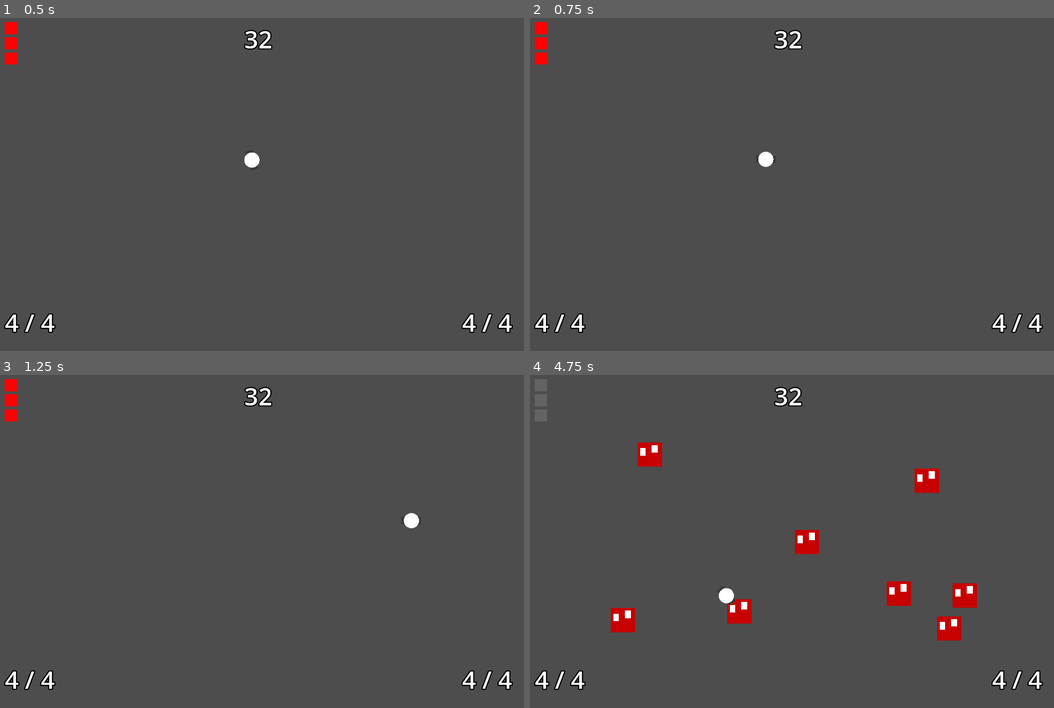
Above: before the commit, frames 1-4 (two rows, left to right).
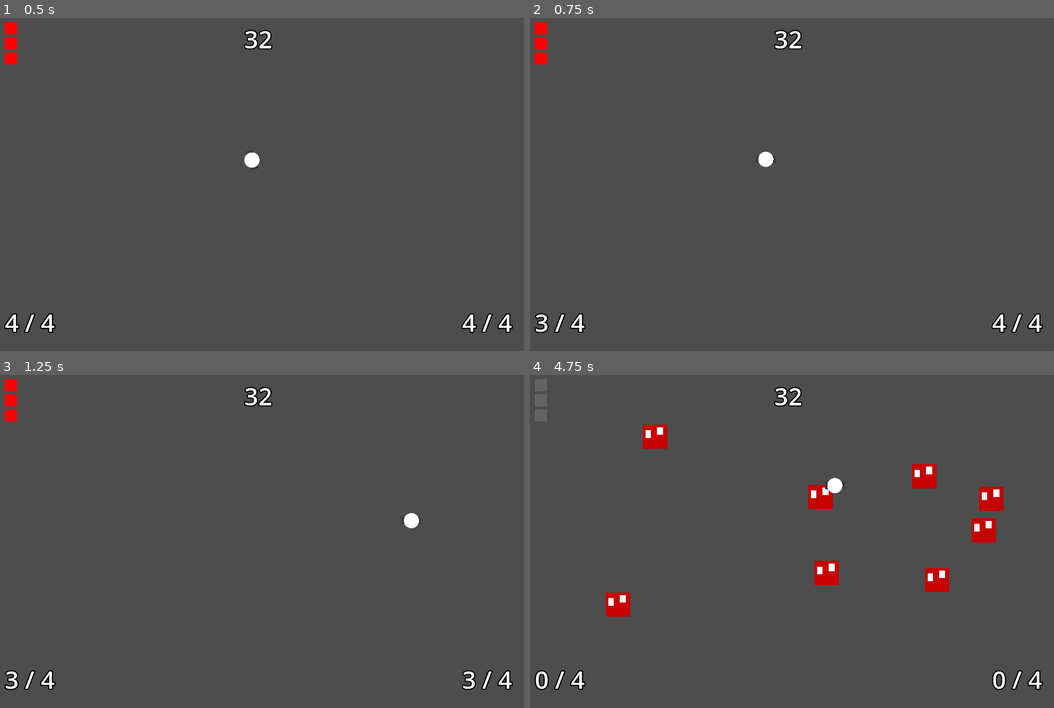
Above: after the commit, the same moments.

Repository: Garrett-Ravatt/DEEBSMoP
Game: Godot game, scene res://test-scenes/get_the_man.tscn
Two runs of this game, one before a commit and one after it. Both use one fixed random seed, a clock stepped at 60 frames per second and the inputs below. The project has no main scene, so this scene is started directly.
Inputs (mouse positions are in pixels of both pictures, inside the frame that each line leads up to):
- Up to frame 1 (0.5 s): no input
- Up to frame 2 (0.75 s): tap Enter at 0.5 s; move the mouse to (907, 164) at 0.52 s; hold D (move_right) from 0.53 s (still down); click (907, 164) at 0.6 s
- Up to frame 3 (1.25 s): keep holding D (move_right); right-click (377, 521) at 0.8 s
- Up to frame 4 (4.75 s): move the mouse to (681, 554) at 1.27 s; release D (move_right) at 1.28 s; hold S (move_down) 1.28-2.03 s; right-click (681, 554) at 1.35 s; click (681, 554) at 1.55 s; move the mouse to (839, 461) at 2.02 s; hold D (move_right) 2.03-2.78 s; click (839, 461) at 2.1 s; right-click (839, 461) at 2.3 s; move the mouse to (760, 604) at 2.77 s; hold W (move_up) 2.78-3.53 s; right-click (760, 604) at 2.85 s; click (760, 604) at 3.05 s; move the mouse to (949, 588) at 3.52 s; hold A (move_left) from 3.53 s (still down); click (949, 588) at 3.6 s; right-click (949, 588) at 3.8 s; move the mouse to (629, 484) at 4.27 s; right-click (629, 484) at 4.35 s; click (629, 484) at 4.55 s

Frame 1 is identical in both runs. In frame 2, 0.1% of the frame differs, in the area x 0-4%, y 88-95%; in frame 3, 0.2%; in frame 4, 5.2%, in the area x 0-92%, y 14-95%.

Commit message:
shells loaded are tracked

Diff:
--- a/objects/the_man.gd
+++ b/objects/the_man.gd
@@ -55,6 +55,9 @@
 	var direction = Vector2(0,0)
 	#velocity /= (1.0 + linear_damping * delta)
 	if Input.is_action_just_pressed("primary_fire"):
+		if pri_load < 1:
+			return
+		pri_load -= 1
 		velocity += -vect * gun_accel
 		var emenies := pri_hitbox.get_overlapping_bodies()
 		for emeny : RigidBody2D in emenies:
@@ -64,11 +67,13 @@
 			#TODO: knockback
 			emeny.set_deferred("linear_velocity", to_em.normalized() * gun_accel * 2)
 	if Input.is_action_just_pressed("secondary_fire"):
+		if sec_load < 1:
+			return
+		sec_load -= 1
 		#velocity += vect * gun_accel*.7
 		# NOTE: It's me, Garrett. I did this.
 		# NOTE: make the back spread longer and more narrow
 		velocity += vect * gun_accel*1.3
-		#TODO: damage & health from primary_fire
 		var emenies := sec_hitbox.get_overlapping_bodies()
 		for emeny : RigidBody2D in emenies:
 			var to_em := emeny.global_position - global_position
--- a/objects/the_man.tscn
+++ b/objects/the_man.tscn
@@ -69,5 +69,8 @@
 
 [node name="HUD" parent="CanvasLayer" instance=ExtResource("2_lelup")]
 
+[connection signal="ammo_change" from="." to="CanvasLayer/HUD" method="_on_ammo_changed"]
 [connection signal="death" from="." to="." method="_on_death"]
 [connection signal="health_change" from="." to="CanvasLayer/HUD" method="_on_health_changed"]
+[connection signal="pri_load_change" from="." to="CanvasLayer/HUD" method="_on_pri_load_change"]
+[connection signal="sec_load_change" from="." to="CanvasLayer/HUD" method="_on_sec_load_change"]
